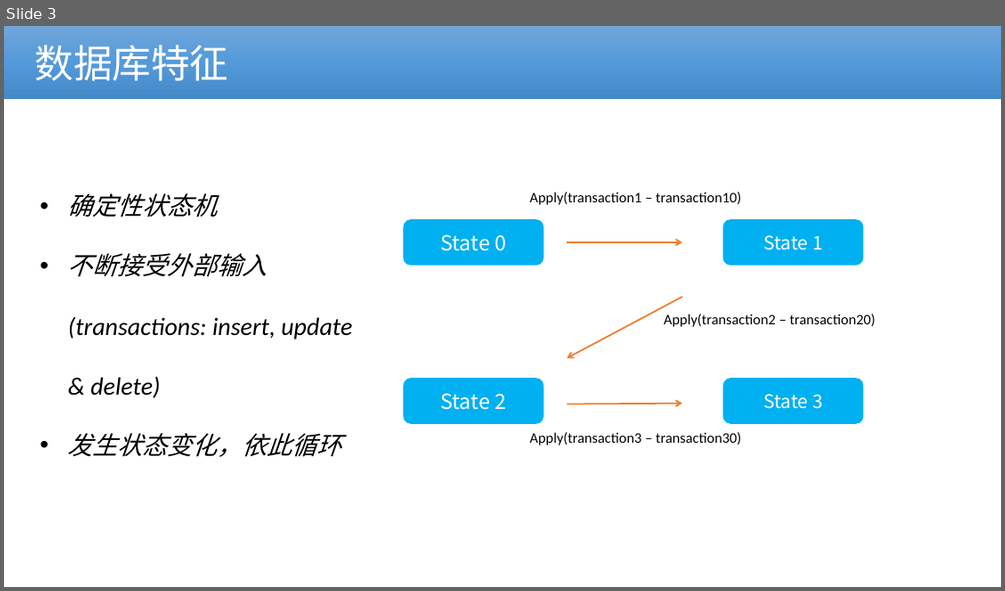
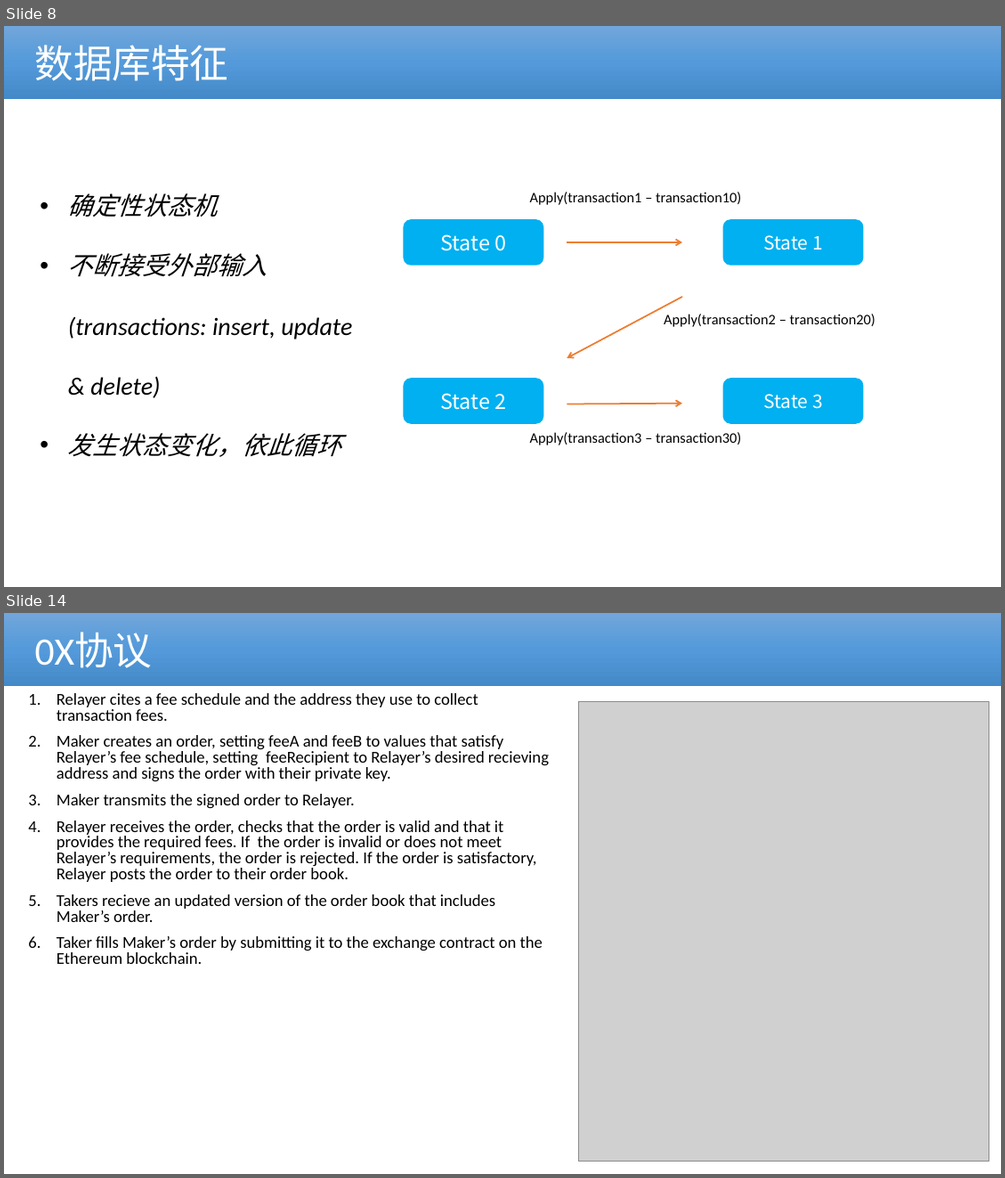
Before and after one commit to cmdpos/gaia, a slide deck: ppt/blockchain-dex.pptx. Shown one above the other, each under a label of ours: slide 3 before the commit, slides 8 and 14 after it; the slides between them are not shown. The pictures are 1005x591 and 1005x1178 pixels, drawn with LibreOffice and Linux fonts; fonts in the diff are those of the drawing; grey boxes stand for pictures; background and template pictures are left out. Boxes give left, top, right and bottom in pixels: in the first picture for what was removed or moved away, otherwise in the second. Text is boxed around its words. In the diff, an @@ line names an element or a change of style, - is before the commit and + after.

```diff
--- a/ppt/blockchain-dex.pptx
+++ b/ppt/blockchain-dex.pptx
@@ slide 14 added at [4,613,1001,1174], background #FFFFFF @@
@@ rectangle added at [4,613,1001,686], fill gradient #71A6DB to #559BDB to #448ACA, 37.4 pt, text #FFFFFF @@
+0X协议
@@ text added at [57,693,549,964], 16 pt, text #000000 @@
+1. Relayer cites a fee schedule and the address they use to collect transaction fees.
+2. Maker creates an order, setting feeA and feeB to values that satisfy Relayer’s fee schedule, setting feeRecipient to Relayer’s desired recieving address and signs the order with their private key.
+3. Maker transmits the signed order to Relayer.
+4. Relayer receives the order, checks that the order is valid and that it provides the required fees. If the order is invalid or does not meet Relayer’s requirements, the order is rejected. If the order is satisfactory, Relayer posts the order to their order book.
+5. Takers recieve an updated version of the order book that includes Maker’s order.
+6. Taker fills Maker’s order by submitting it to the exchange contract on the Ethereum blockchain.
@@ picture added at [578,701,989,1161] @@
@@ what was slide 3 is now slide 8 @@
```
Also in this commit, not shown: 4 slides changed, 12 other slides added, 13 slides removed, 1 other file.
